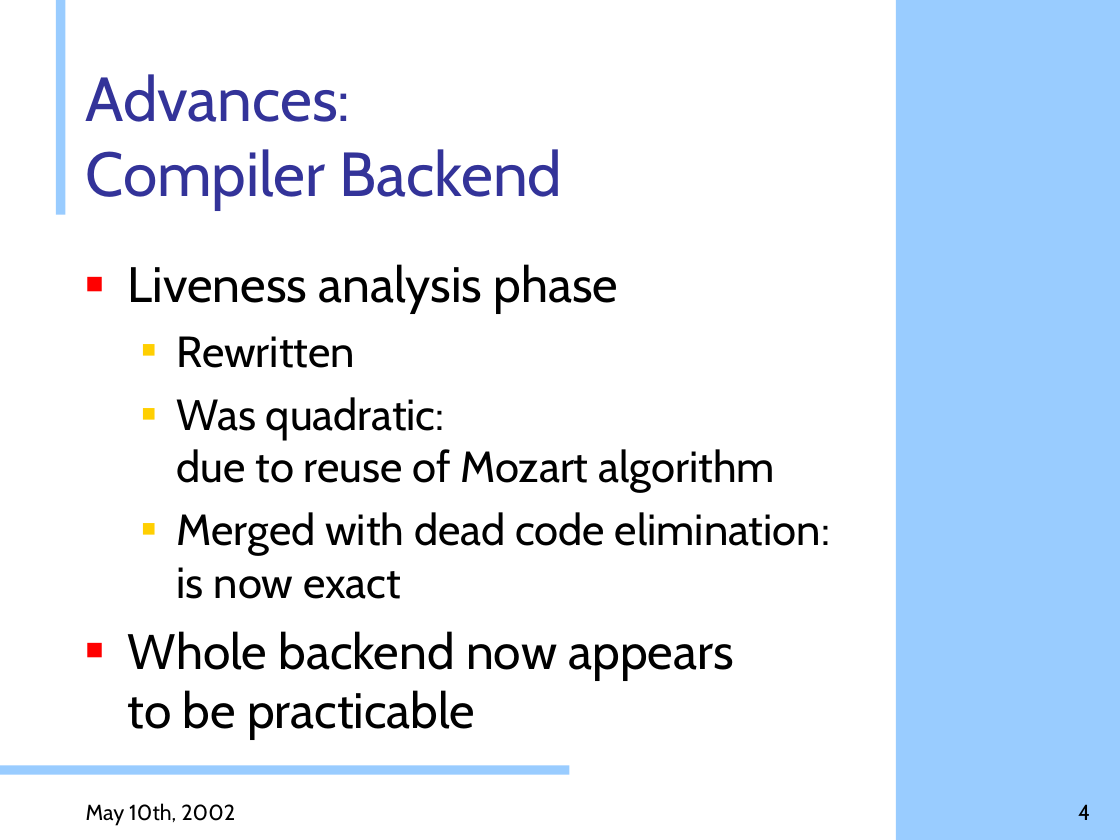
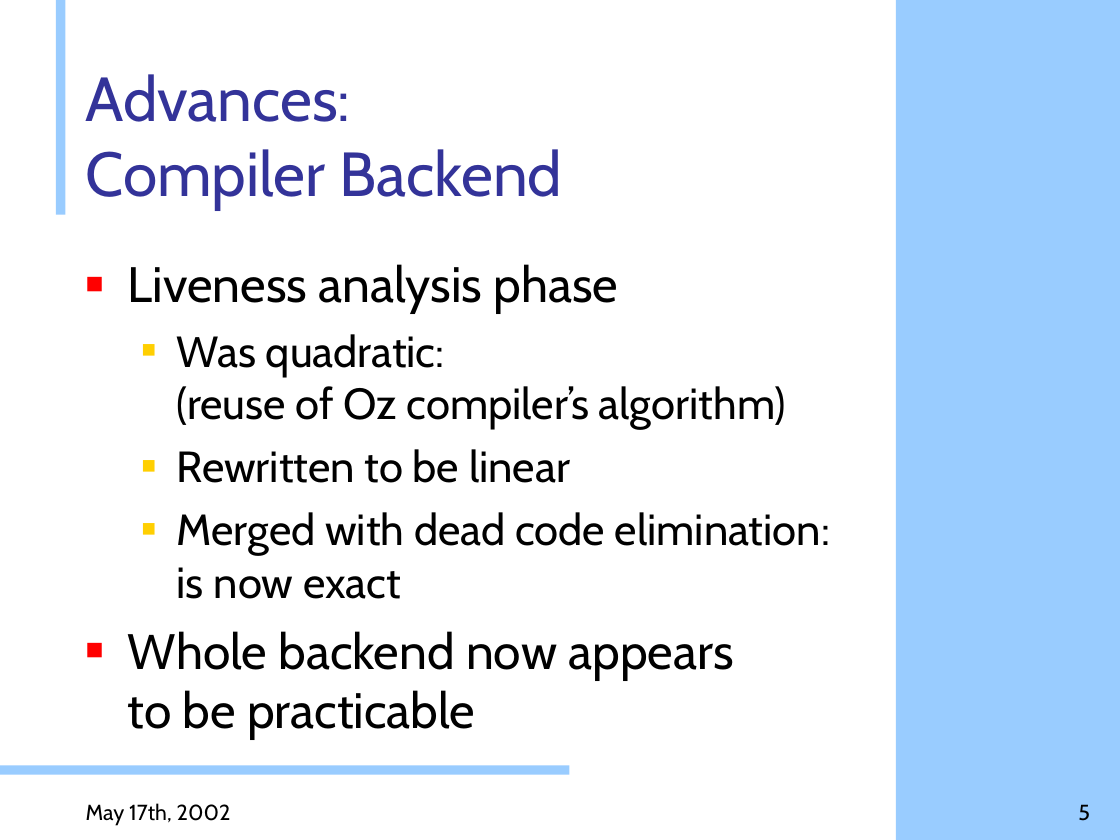
Before and after one commit to doublec/aliceml-abandoned, a slide deck: slide 5 of doc/presentations/progress20020510 Leif.ppt (slide 4 before the commit). Drawn at 1120x840 pixels with LibreOffice and Linux fonts; fonts in the diff are those of the drawing; background and template pictures are left out. Boxes give left, top, right and bottom in pixels: in the first picture for what was removed or moved away, otherwise in the second. Text is boxed around its words. In the diff, an @@ line names an element or a change of style, - is before the commit and + after.

```diff
--- a/doc/presentations/progress20020510 Leif.ppt
+++ b/doc/presentations/progress20020510 Leif.ppt
@@ text at <box>177,334,786,483</box>: text changed @@
-  ■ Rewritten
-  ■ Was quadratic:
-    due to reuse of Mozart algorithm
+  ■ Was quadratic:
+    (reuse of Oz compiler’s algorithm)
+  ■ Rewritten to be linear
@@ text at <box>86,803,231,825</box>: text changed @@
-May 10th, 2002
+May 17th, 2002
@@ page number at <box>1078,804,1090,821</box>: text changed @@
-4
+5
```
Also in this commit, not shown: 9 other slides changed, 1 slide added.
